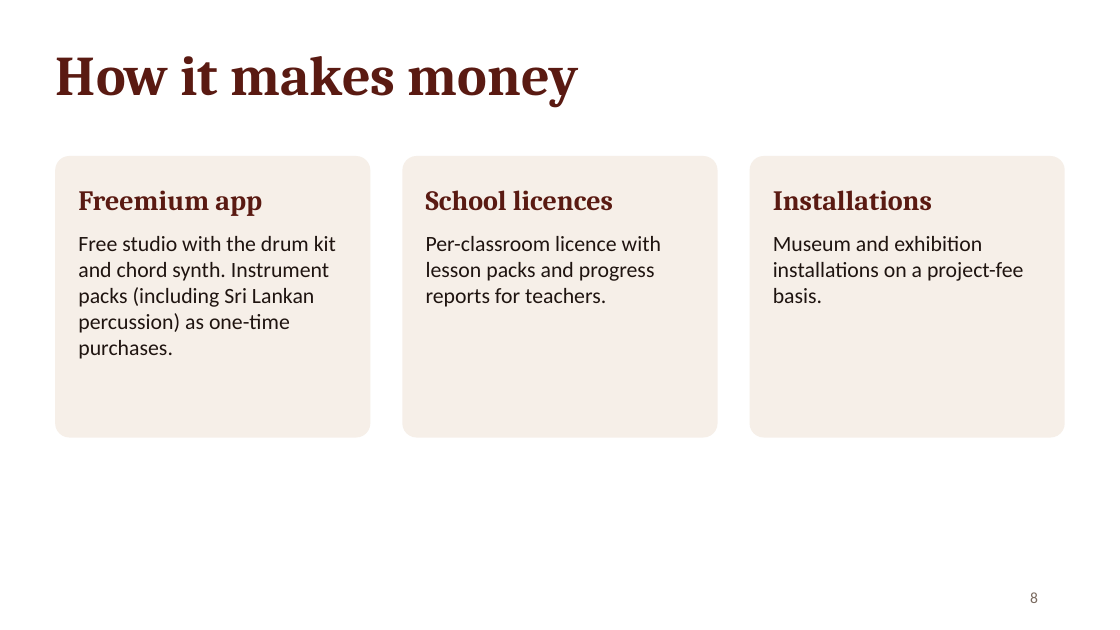
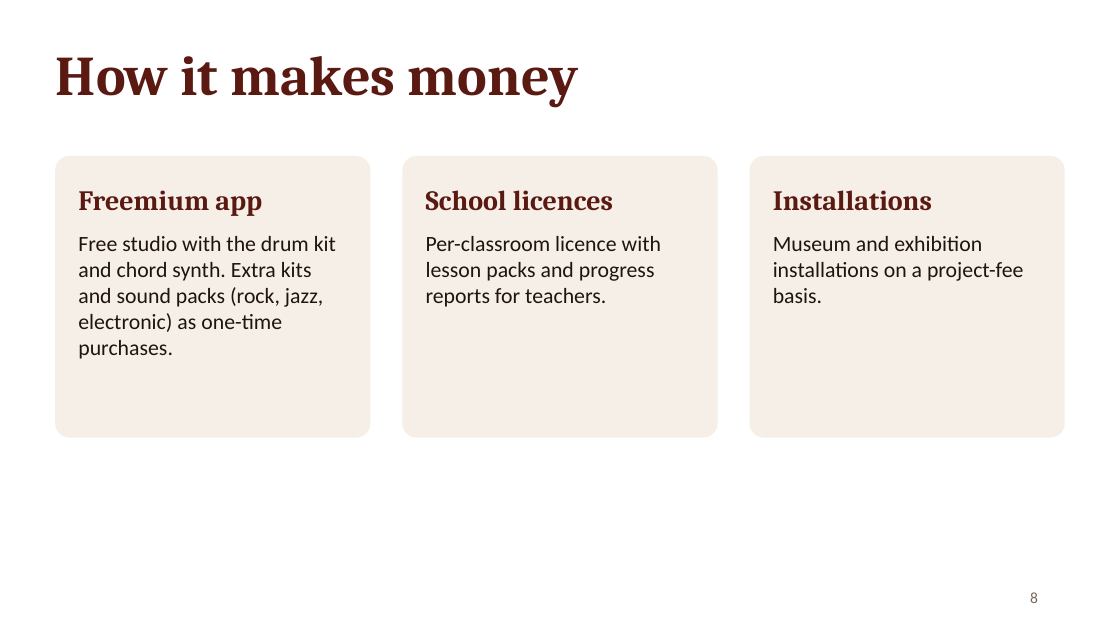
Before and after one commit to chamathyashohara/SoundSpace-visionOS, a slide deck: slide 8 of Docs/Pitch/SoundSpace-Pitch.pptx. Drawn at 1120x630 pixels with LibreOffice and Linux fonts; fonts in the diff are those of the drawing. Boxes give left, top, right and bottom in pixels: in the first picture for what was removed or moved away, otherwise in the second. Text is boxed around its words. In the diff, an @@ line names an element or a change of style, - is before the commit and + after.

```diff
--- a/Docs/Pitch/SoundSpace-Pitch.pptx
+++ b/Docs/Pitch/SoundSpace-Pitch.pptx
@@ text at [78,236,336,359]: text changed @@
-Free studio with the drum kit and chord synth. Instrument packs (including Sri Lankan percussion) as one-time purchases.
+Free studio with the drum kit and chord synth. Extra kits and sound packs (rock, jazz, electronic) as one-time purchases.
```
Also in this commit, not shown: 4 other slides changed, 20 other files.
